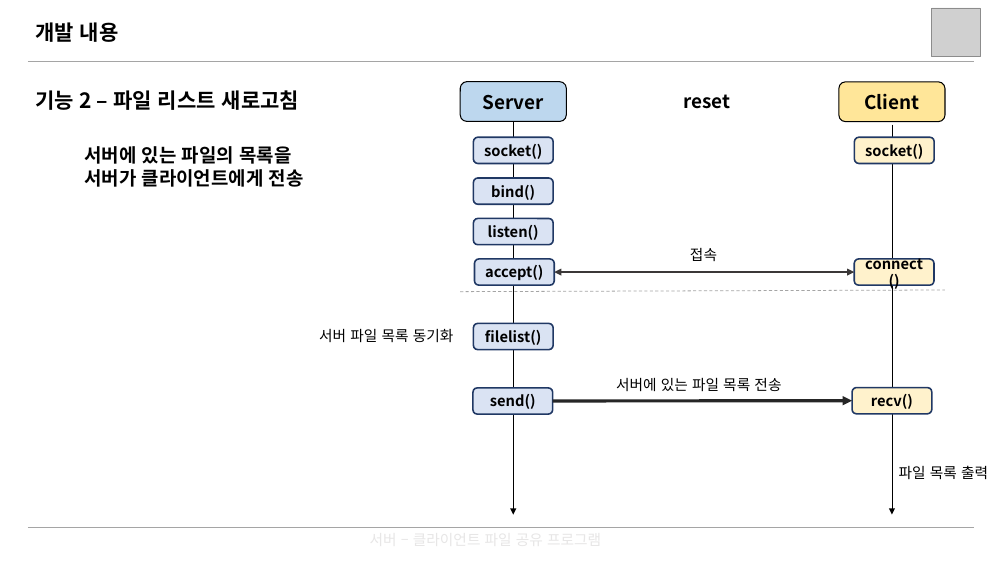
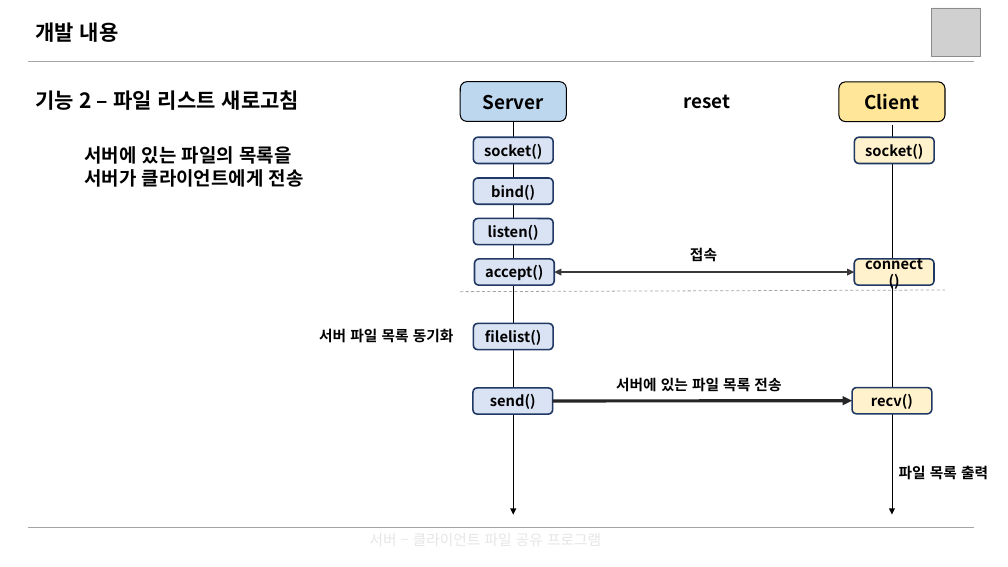
Before and after one commit to yeongjukwak/file-sharing-program, a slide deck: slide 4 of ppt/시스템프로그래밍_프로젝트_발표자료_곽영주_양현규_박종건.pptx. Drawn at 1008x567 pixels with LibreOffice and Linux fonts; fonts in the diff are those of the drawing; grey boxes stand for pictures. Boxes give left, top, right and bottom in pixels: in the first picture for what was removed or moved away, otherwise in the second. Text is boxed around its words. In the diff, an @@ line names an element or a change of style, - is before the commit and + after.

```diff
--- a/ppt/시스템프로그래밍_프로젝트_발표자료_곽영주_양현규_박종건.pptx
+++ b/ppt/시스템프로그래밍_프로젝트_발표자료_곽영주_양현규_박종건.pptx
@@ bold on in 4 elements at (x1=616, y1=377, x2=781, y2=392), (x1=319, y1=328, x2=454, y2=343), (x1=899, y1=463, x2=988, y2=482), (x1=690, y1=247, x2=717, y2=262) @@
```
Also in this commit, not shown: 11 other slides changed.
